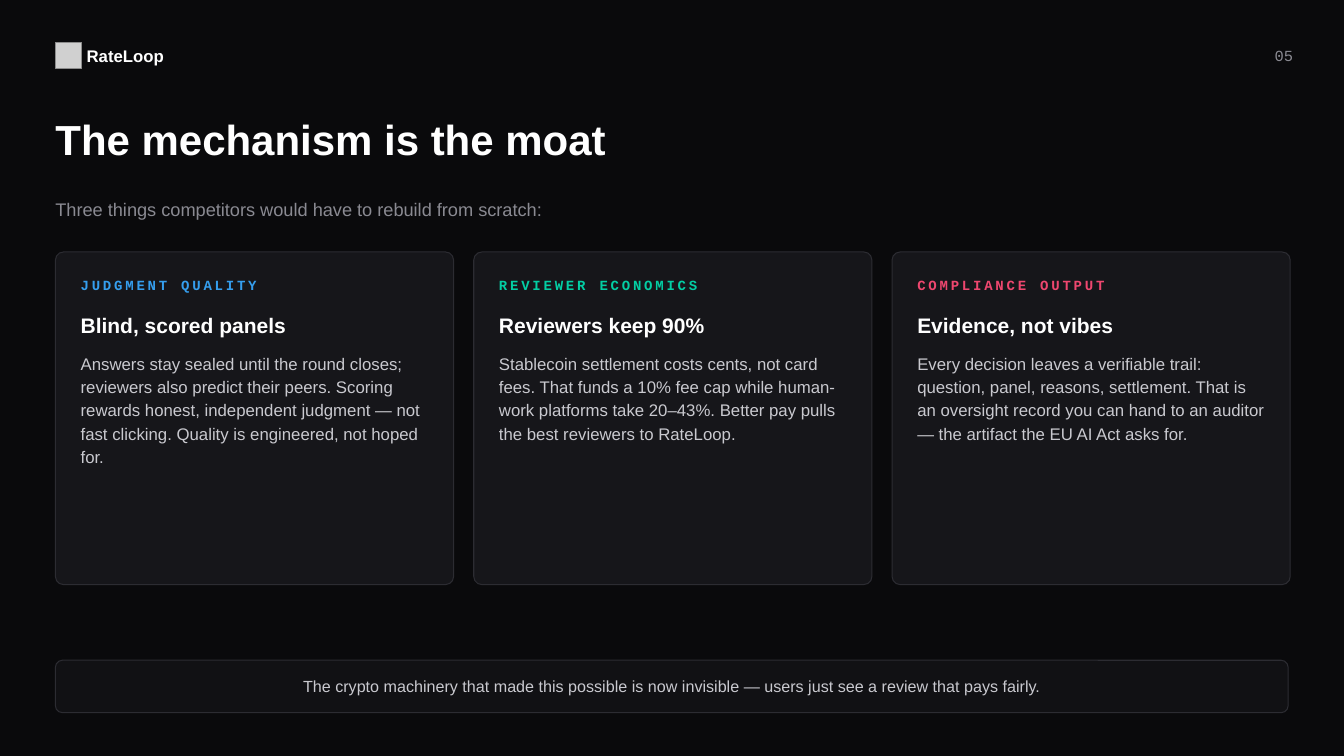
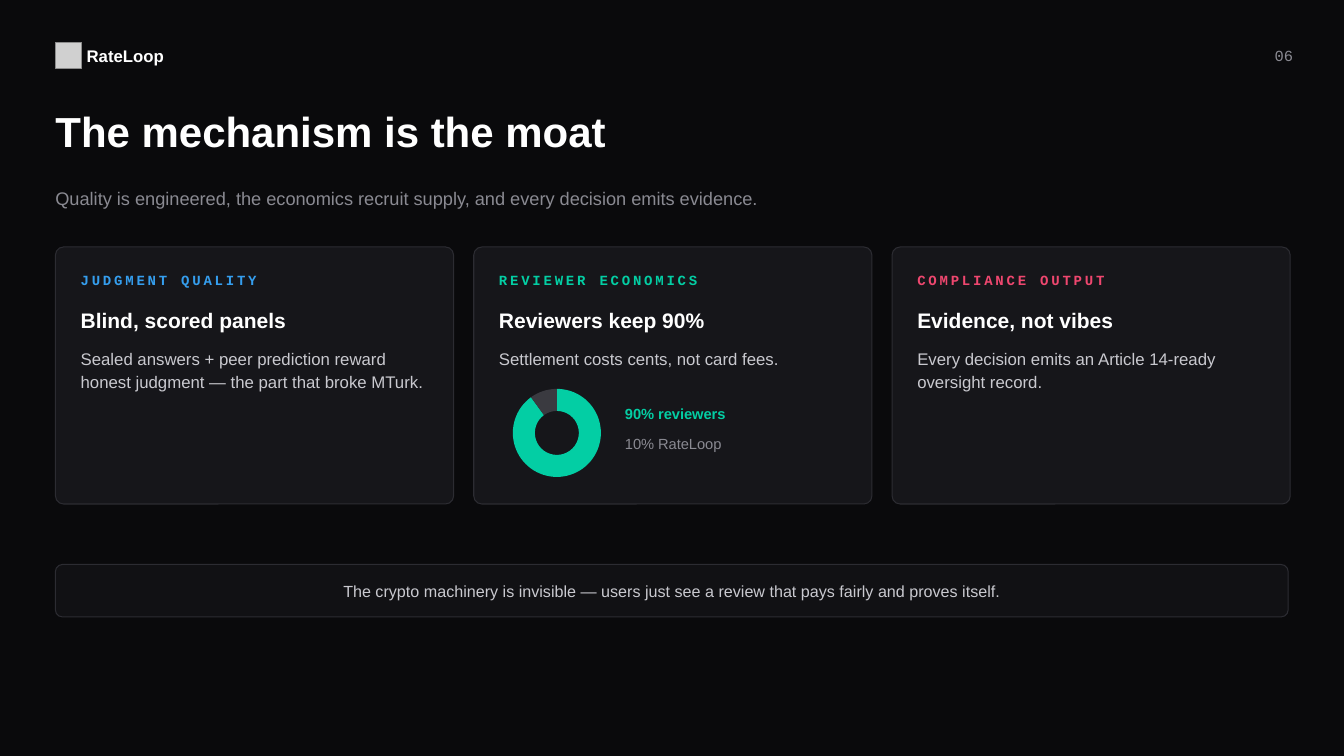
Before and after one commit to Noc2/RateLoop, a slide deck: slide 6 of outputs/rateloop-seed-deck-tokenless-2026-07.pptx (slide 5 before the commit). Drawn at 1344x756 pixels with LibreOffice and Linux fonts; fonts in the diff are those of the drawing; grey boxes stand for pictures. Boxes give left, top, right and bottom in pixels: in the first picture for what was removed or moved away, otherwise in the second. Text is boxed around its words. In the diff, an @@ line names an element or a change of style, - is before the commit and + after.

```diff
--- a/outputs/rateloop-seed-deck-tokenless-2026-07.pptx
+++ b/outputs/rateloop-seed-deck-tokenless-2026-07.pptx
@@ text "The mechanism is the moat": place and size @@
-text "The mechanism is the moat" at (55, 124, 605, 156)
+text "The mechanism is the moat" at (55, 116, 605, 148)
@@ text at (55, 192, 758, 209): text changed @@
-Three things competitors would have to rebuild from scratch:
+Quality is engineered, the economics recruit supply, and every decision emits evidence.
@@ rounded rectangle: place and size @@
-rounded rectangle at (55, 252, 454, 585)
+rounded rectangle at (55, 247, 454, 504)
@@ rounded rectangle: place and size @@
-rounded rectangle at (474, 252, 872, 585)
+rounded rectangle at (474, 247, 872, 504)
@@ proportions changed in 3 elements at (55, 247, 454, 504), (474, 247, 872, 504), (892, 247, 1291, 504) @@
@@ rounded rectangle: place and size @@
-rounded rectangle at (892, 252, 1291, 585)
+rounded rectangle at (892, 247, 1291, 504)
@@ 6 texts: place and size @@
-6 texts at (81, 280, 1113, 338)
+6 texts at (81, 275, 1113, 333)
@@ text at (81, 353, 423, 392): text changed @@
-Answers stay sealed until the round closes; reviewers also predict their peers. Scoring rewards honest, independent judgment — not fast clicking. Quality is engineered, not hoped for.
+Sealed answers + peer prediction reward honest judgment — the part that broke MTurk.
@@ text at (499, 353, 778, 367): text changed @@
-Stablecoin settlement costs cents, not card fees. That funds a 10% fee cap while human-work platforms take 20–43%. Better pay pulls the best reviewers to RateLoop.
+Settlement costs cents, not card fees.
@@ text at (917, 353, 1215, 392): text changed @@
-Every decision leaves a verifiable trail: question, panel, reasons, settlement. That is an oversight record you can hand to an auditor — the artifact the EU AI Act asks for.
+Every decision emits an Article 14-ready oversight record.
@@ doughnut chart added at (499, 375, 615, 491) @@
+categories: Reviewers, RateLoop fee
+Series 1: 90, 10
@@ text added at (625, 408, 725, 419), 10.5 pt, text #03CEA4, bold @@
+90% reviewers
@@ text added at (625, 439, 721, 452), 10.5 pt, text #8A8A92 @@
+10% RateLoop
@@ rounded rectangle: place and size @@
-rounded rectangle at (55, 660, 1289, 713)
+rounded rectangle at (55, 565, 1289, 617)
@@ text at (343, 585, 1000, 601): text changed @@
-The crypto machinery that made this possible is now invisible — users just see a review that pays fairly.
+The crypto machinery is invisible — users just see a review that pays fairly and proves itself.
```
Also in this commit, not shown: 6 other slides changed, 4 slides added, 2 slides removed.
